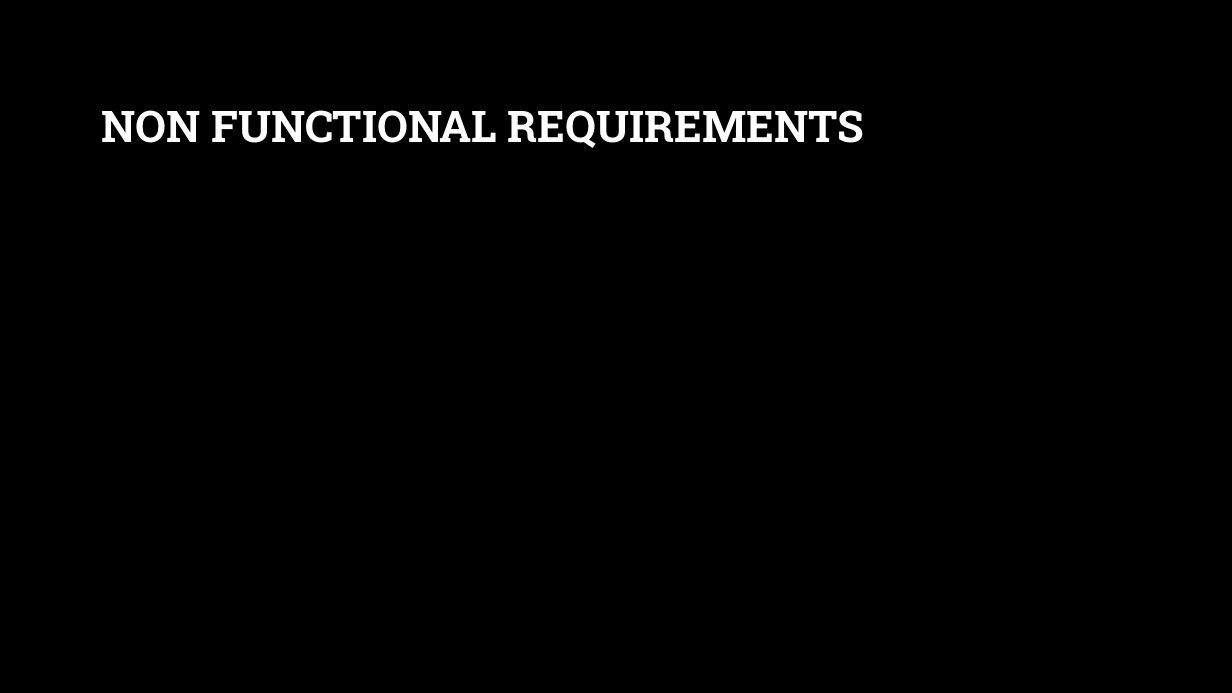
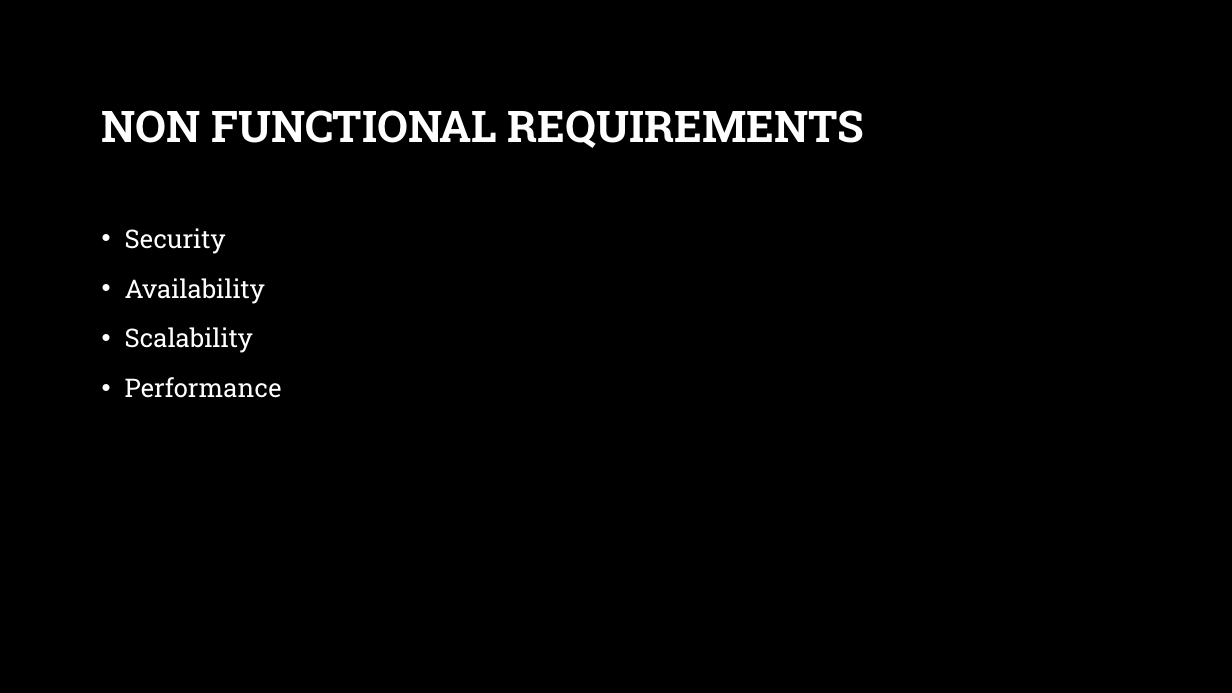
Before and after one commit to YoussifAssem/Genatac, a slide deck: slide 10 of E-Genetics/presentations/Genetics.pptx. Drawn at 1232x693 pixels with LibreOffice and Linux fonts; fonts in the diff are those of the drawing; background and template pictures are left out. Boxes give left, top, right and bottom in pixels: in the first picture for what was removed or moved away, otherwise in the second. Text is boxed around its words. In the diff, an @@ line names an element or a change of style, - is before the commit and + after.

```diff
--- a/E-Genetics/presentations/Genetics.pptx
+++ b/E-Genetics/presentations/Genetics.pptx
@@ text added at <box>125,228,282,398</box>, 20 pt, text #FFFFFF @@
+• Security
+• Availability
+• Scalability
+• Performance
```
Also in this commit, not shown: 8 other slides changed, 2 slides added, 1 slide removed.
